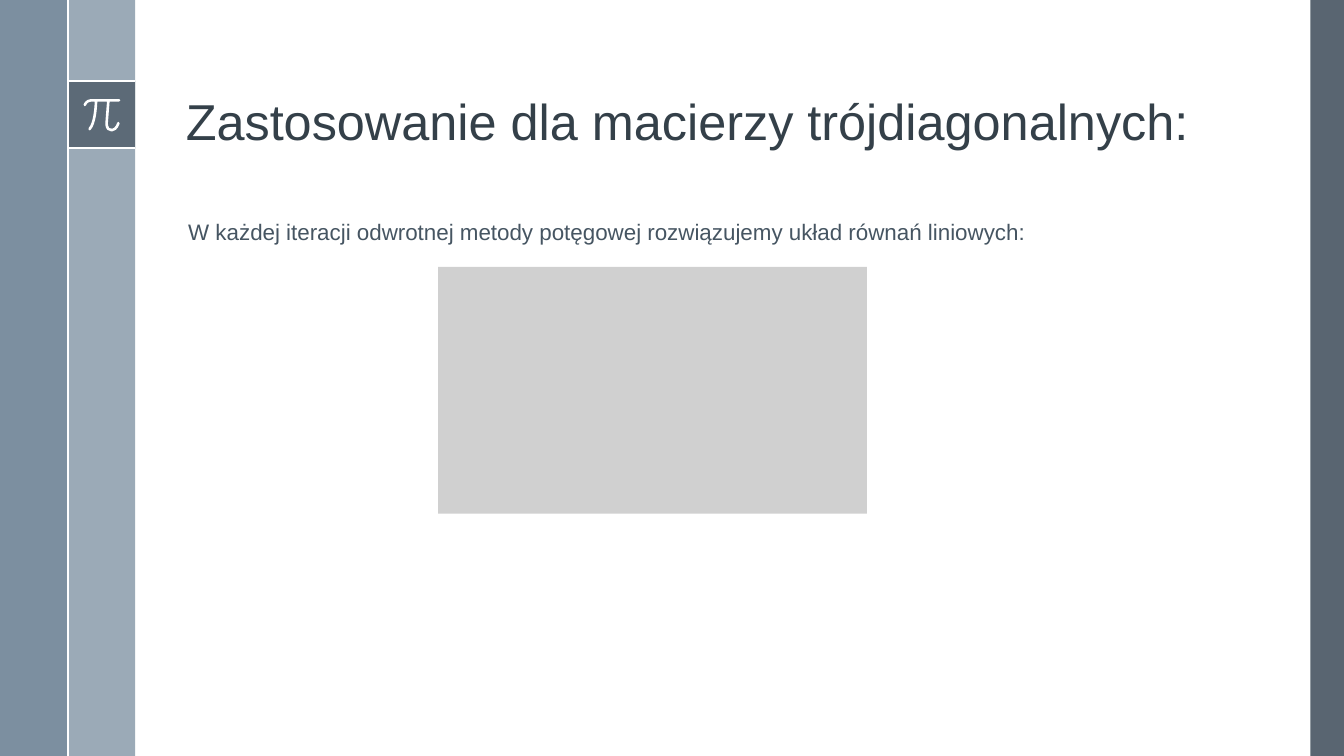
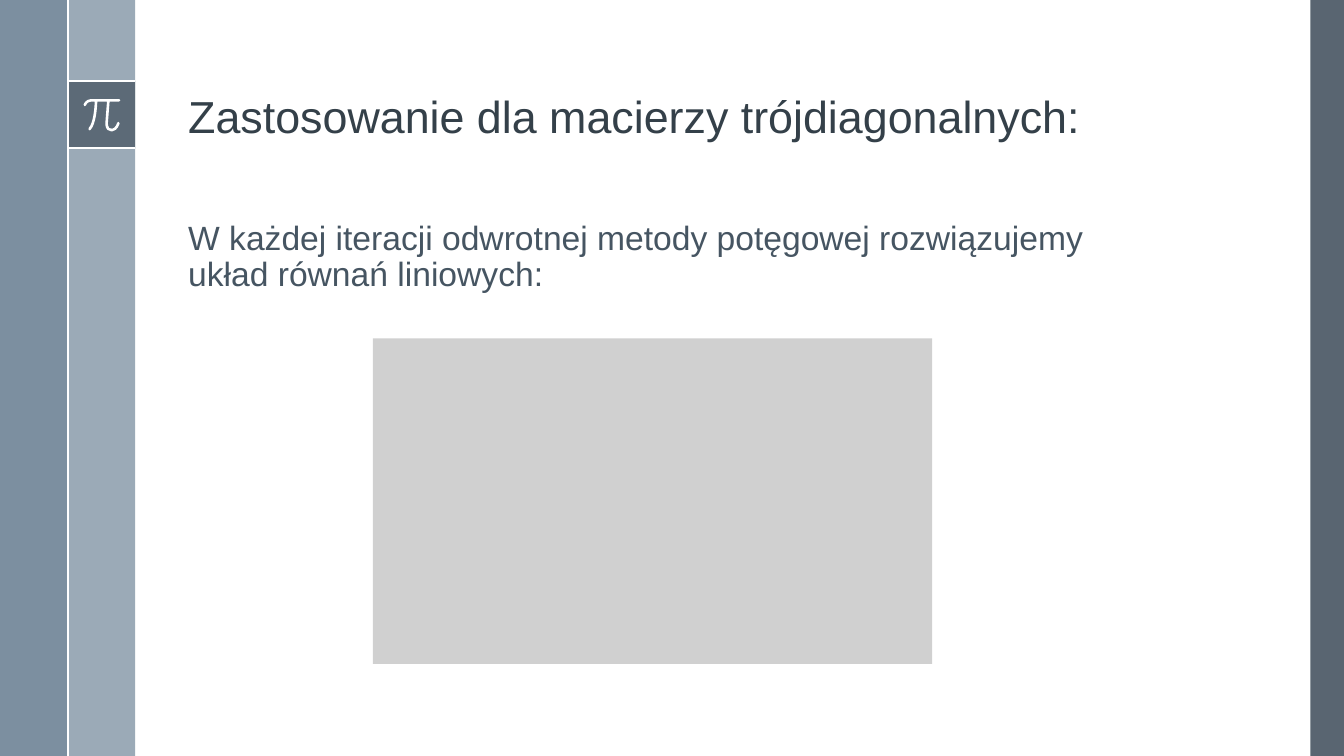
Before and after one commit to adamgracikowski/Numerical-Methods, a slide deck: slide 20 of Project2/Presentation/P2Z20_AGR.pptx (slide 18 before the commit). Drawn at 1344x756 pixels with LibreOffice and Linux fonts; fonts in the diff are those of the drawing; grey boxes stand for pictures. Boxes give left, top, right and bottom in pixels: in the first picture for what was removed or moved away, otherwise in the second. Text is boxed around its words. In the diff, an @@ line names an element or a change of style, - is before the commit and + after.

Commit message:
adjust font size and tabulation in presentation in project2

```diff
--- a/Project2/Presentation/P2Z20_AGR.pptx
+++ b/Project2/Presentation/P2Z20_AGR.pptx
@@ title "Zastosowanie dla macierzy trójdiagonalnych:" at [188, 100, 1080, 142]: size 36 to 32 pt @@
@@ text "W każdej iteracji odwrotnej metody ..." at [188, 225, 1083, 293]: size 16 to 24 pt @@
@@ picture: place and size @@
-picture at [439, 267, 867, 514]
+picture at [373, 339, 933, 664]
```
Also in this commit, not shown: 16 other slides changed, 3 slides added.
